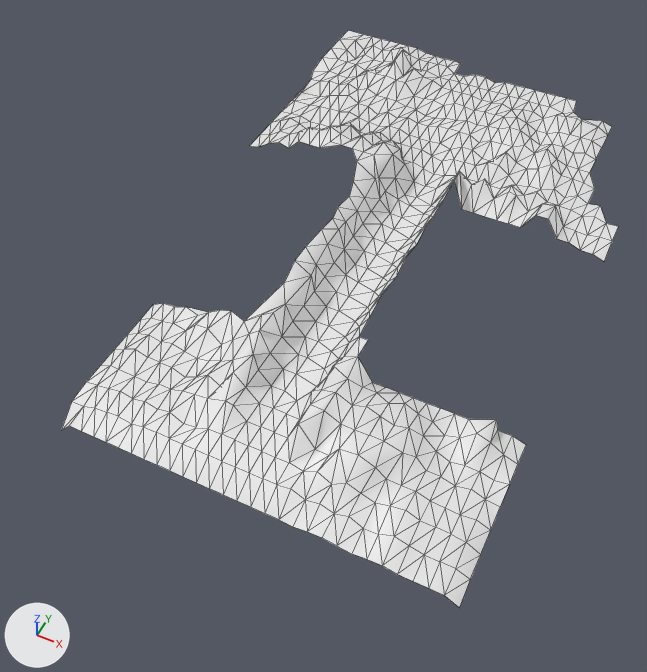
The Blender file assets/3rd_party/models/terrain_and_debris/sponza_debris_textured.blend: old version first, new version second.
Before and after are seen from a camera (50 mm lens) standing at (368.0, -1851.0, 1088.0) and looking at (-111.0, -893.0, -110.0). The axes (+X, +Y, +Z) are drawn at lower left. The lights are the same throughout. Mesh edges are drawn as thin lines.
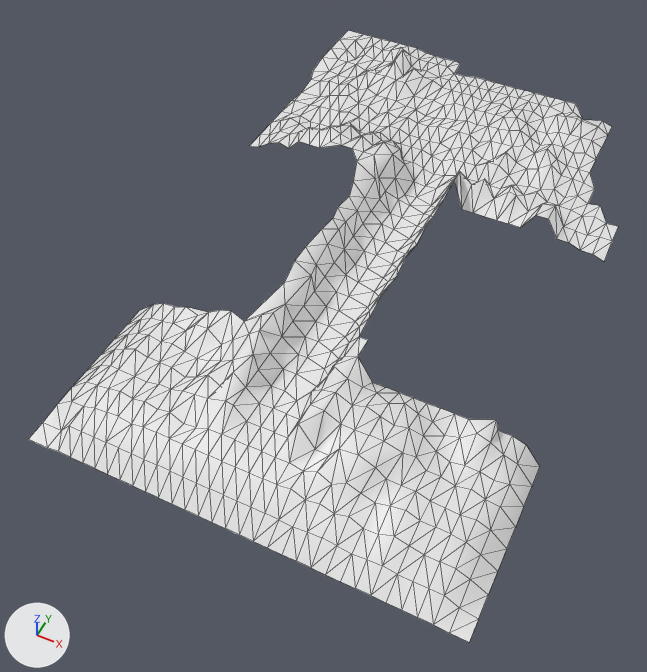
What the commit changed:
me_plane is used by ob_plane; location (0.0, 0.0, 0.0); rotation (1.571, 0.0, 0.0), in degrees (90, 0, 0).
Verts and faces of me_plane; kept vertices keep their numbers, new ones are numbered from 668.
Before the commit, vertices of me_plane: 35 (22.0, 14.0, 316.0) at pixel (509, 127).
Before the commit, vertices of me_plane: 117 (135.0, -3.0, 192.0) at pixel (579, 117), 464 (22.0, -4.0, 136.0) at pixel (535, 90), 465 (45.0, -4.0, 136.0) at pixel (545, 92), 490 (-46.0, -4.0, 136.0) at pixel (505, 82), 611 (143.0, -10.0, 188.0) at pixel (583, 119).
Before the commit, vertices of me_plane: 634 (-23.0, -4.0, 136.0) at pixel (515, 85), 638 (90.0, -4.0, 136.0) at pixel (566, 98), 639 (119.0, -3.0, 181.0) at pixel (573, 112), 642 (-114.0, -4.0, 136.0) at pixel (475, 74), 643 (-91.0, -4.0, 136.0) at pixel (485, 77).
Before the commit, vertices of me_plane: 649 (67.0, -4.0, 136.0) at pixel (555, 95), 658 (-1.0, -4.0, 136.0) at pixel (525, 87), 660 (113.0, -4.0, 136.0) at pixel (576, 101).
me_plane had 668 vertices, 1176 faces and spanned x -448.0..294.0, y -49.0..80.0, z 91.0..1300.0.
me_plane now has 715 vertices, 1266 faces and spans x -448.0..322.0, y -50.0..80.0, z 91.0..1335.0.
Part 1, on me_plane:
19 vertices are added at x -399.0..322.0, y -50.0..-44.0, z 1035.0..1335.0.
18 new vertices lie (0.0, -23.0, 35.0) away from vertices in x -340.0..158.0, y -22.0, z 1300.0.
6 new vertices lie (-36.0, -34.0, 0.0) away from vertices in x -363.0, y -13.0, z 1035.0..1224.0.
5 new vertices lie (0.0, -20.0, 35.0) away from vertices in x 135.0..271.0, y -26.0, z 1300.0.
90 new faces join them.
Part 2, on me_plane:
Vertex 35 moves to (22.0, 7.0, 316.0), pixel (509, 130).
Part 3, on me_plane:
Vertices deleted: 660 (with the faces that use them).
Vertices 464, 465, 490, 634, 638, 649, 658 move by (0.0, -7.0, 0.0).
Vertex 642 moves to (-114.0, -10.0, 136.0), pixel (475, 77).
Vertex 643 moves to (-91.0, -10.0, 136.0), pixel (485, 79).
New vertex 700 is at (113.0, -11.0, 136.0), pixel (575, 103).
New faces: (638, 639, 700), (117, 611, 639), (611, 700, 639).

Where the change shows, as pixel boxes (x1, y1, x2, y2) in the pictures (647 x 672 px; the box of a moved part takes in the faces that stretch with it):
'Plane', reshaped (6% taller): before (61, 30, 618, 607); after (29, 30, 618, 642)
part 1 of me_plane, added: after (29, 305, 540, 642)
part 2 of me_plane, moved or reshaped: (498, 117, 520, 147) in both
part 3 of me_plane, built on: before (464, 75, 576, 113); after (464, 76, 583, 119)
